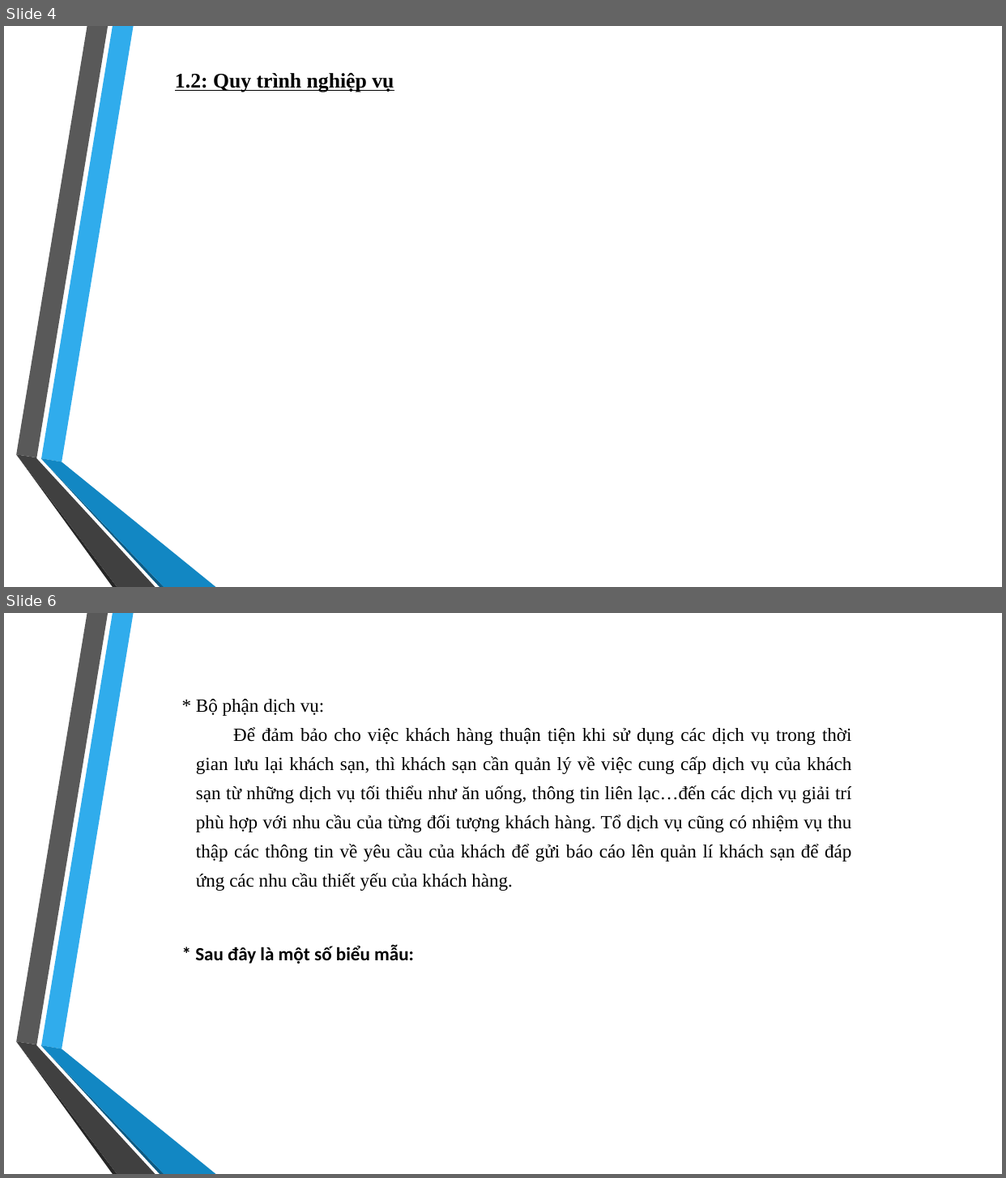
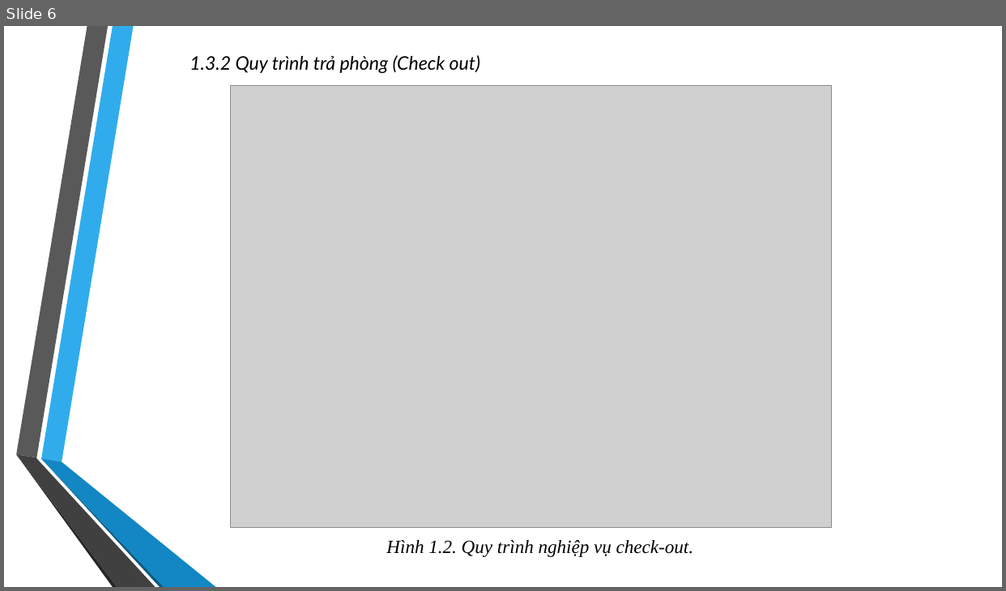
Before and after one commit to DaemonZZ/pttkht, a slide deck: QLKS.pptx. Shown one above the other, each under a label of ours: slides 4 and 6 before the commit, slide 6 after it; the slides between them are not shown. The pictures are 1006x1178 and 1006x591 pixels, drawn with LibreOffice and Linux fonts; fonts in the diff are those of the drawing; grey boxes stand for pictures; background and template pictures are left out. Boxes give left, top, right and bottom in pixels: in the first picture for what was removed or moved away, otherwise in the second. Text is boxed around its words. In the diff, an @@ line names an element or a change of style, - is before the commit and + after.

```diff
--- a/QLKS.pptx
+++ b/QLKS.pptx
@@ slide 6 removed at <box>4,613,1002,1174</box>, background picture (left out); not listed: 6 template elements that a slide beside it also shows @@
@@ text removed at <box>196,699,852,891</box> @@
-* Bộ phận dịch vụ:
-Để đảm bảo cho việc khách hàng thuận tiện khi sử dụng các dịch vụ trong thời gian lưu lại khách sạn, thì khách sạn cần quản lý về việc cung cấp dịch vụ của khách sạn từ những dịch vụ tối thiểu như ăn uống, thông tin liên lạc…đến các dịch vụ giải trí phù hợp với nhu cầu của từng đối tượng khách hàng. Tổ dịch vụ cũng có nhiệm vụ thu thập các thông tin về yêu cầu của khách để gửi báo cáo lên quản lí khách sạn để đáp ứng các nhu cầu thiết yếu của khách hàng.
@@ text removed at <box>195,945,414,964</box> @@
-* Sau đây là một số biểu mẫu:
@@ what was slide 4 is now slide 6 @@
@@ slide 6 changed as well @@
@@ text added at <box>189,55,480,74</box>, 18 pt, text #000000, italic @@
+1.3.2 Quy trình trả phòng (Check out)
@@ picture added at <box>231,86,832,528</box> @@
@@ text at <box>386,540,693,557</box>: text changed; size 20 to 18 pt; bold off; italic on @@
-1.2: Quy trình nghiệp vụ
+Hình 1.2. Quy trình nghiệp vụ check-out.
```
Also in this commit, not shown: 5 other slides changed, 29 slides added, 8 other slides removed, 3 other files.
